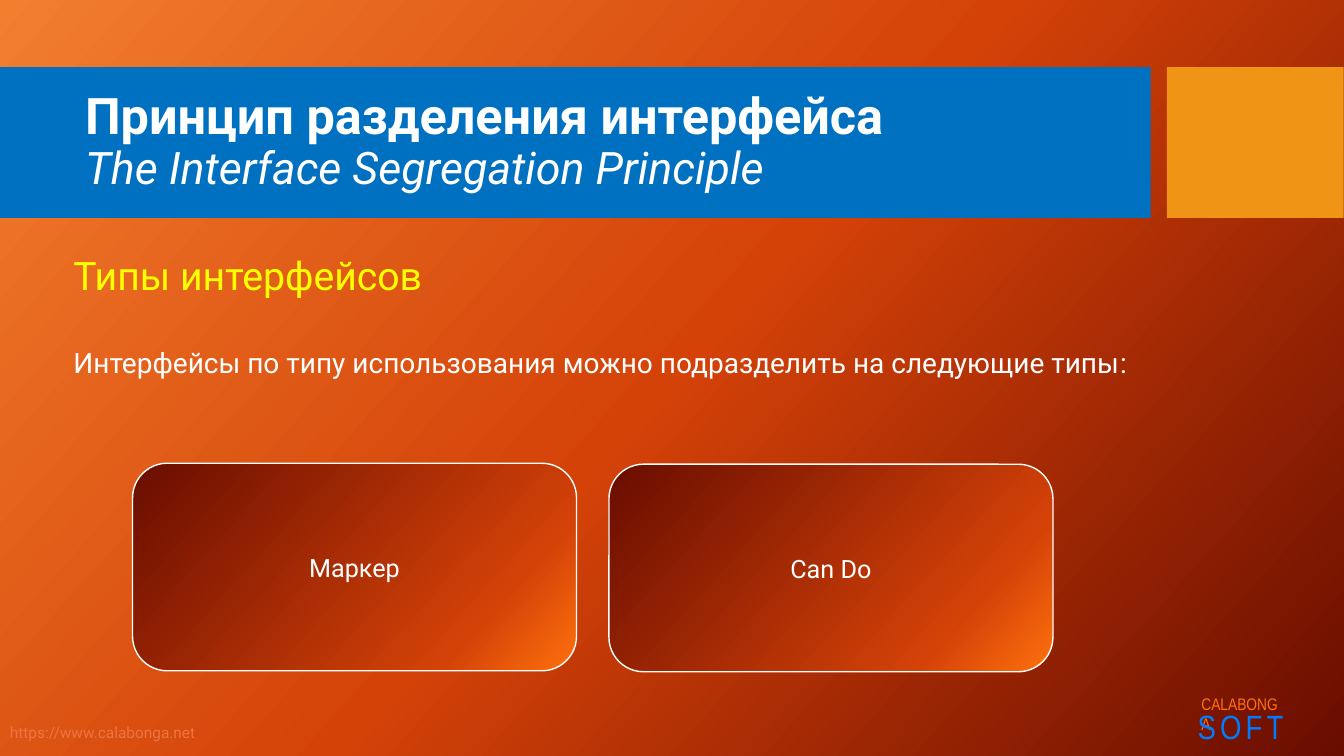
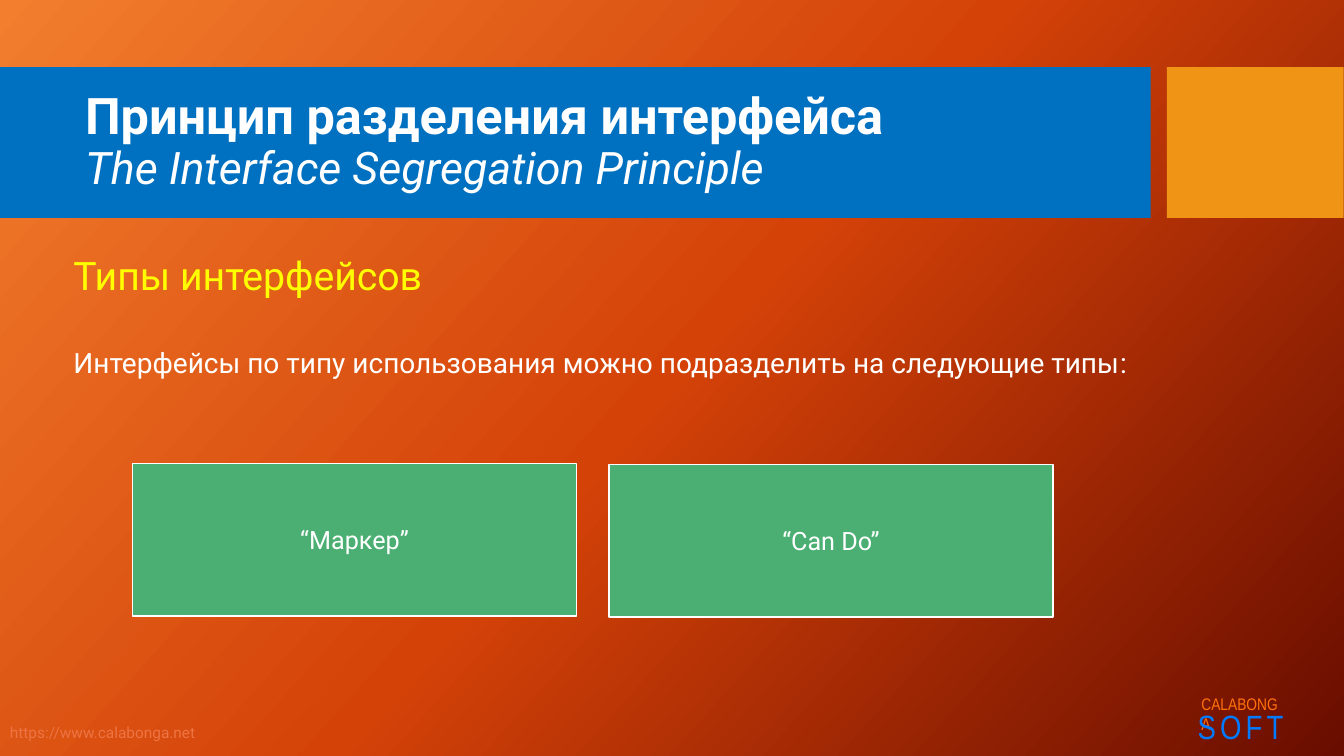
Before and after one commit to Calabonga/SOLID, a slide deck: slide 7 of Powerpoint/4.SOLID_I.pptx (slide 6 before the commit). Drawn at 1344x756 pixels with LibreOffice and Linux fonts; fonts in the diff are those of the drawing; background and template pictures are left out. Boxes give left, top, right and bottom in pixels: in the first picture for what was removed or moved away, otherwise in the second. Text is boxed around its words. In the diff, an @@ line names an element or a change of style, - is before the commit and + after.

```diff
--- a/Powerpoint/4.SOLID_I.pptx
+++ b/Powerpoint/4.SOLID_I.pptx
@@ rounded rectangle "“Маркер”": place and size @@
-rounded rectangle "“Маркер”" at [133,464,577,671]
+rounded rectangle "“Маркер”" at [133,464,577,616]
@@ rounded rectangle "“Маркер”" at [133,464,577,616]: fill gradient #6A0D00 to #D54209 to #FF710D to #4BAF73; proportions changed @@
@@ rounded rectangle "“Can Do”" at [609,465,1053,617]: fill gradient #6A0D00 to #D54209 to #FF710D to #4BAF73; proportions changed @@
@@ rounded rectangle "“Can Do”": place and size @@
-rounded rectangle "“Can Do”" at [609,465,1053,673]
+rounded rectangle "“Can Do”" at [609,465,1053,617]
@@ text in rounded rectangle at [300,530,409,554]: text changed @@
-Маркер
+“Маркер”
@@ text in rounded rectangle at [782,531,879,551]: text changed @@
-Can Do
+“Can Do”
```
Also in this commit, not shown: 1 other slide changed, 6 slides added, 27 other files.
